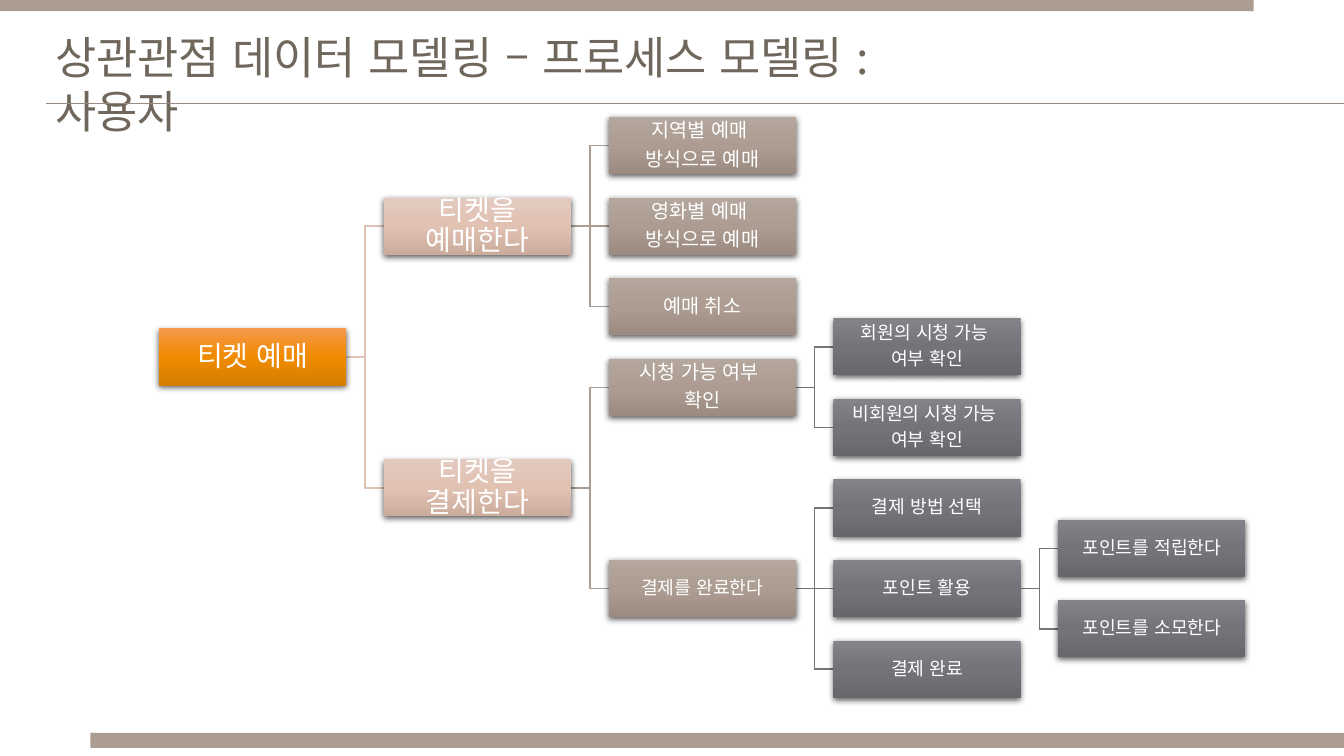
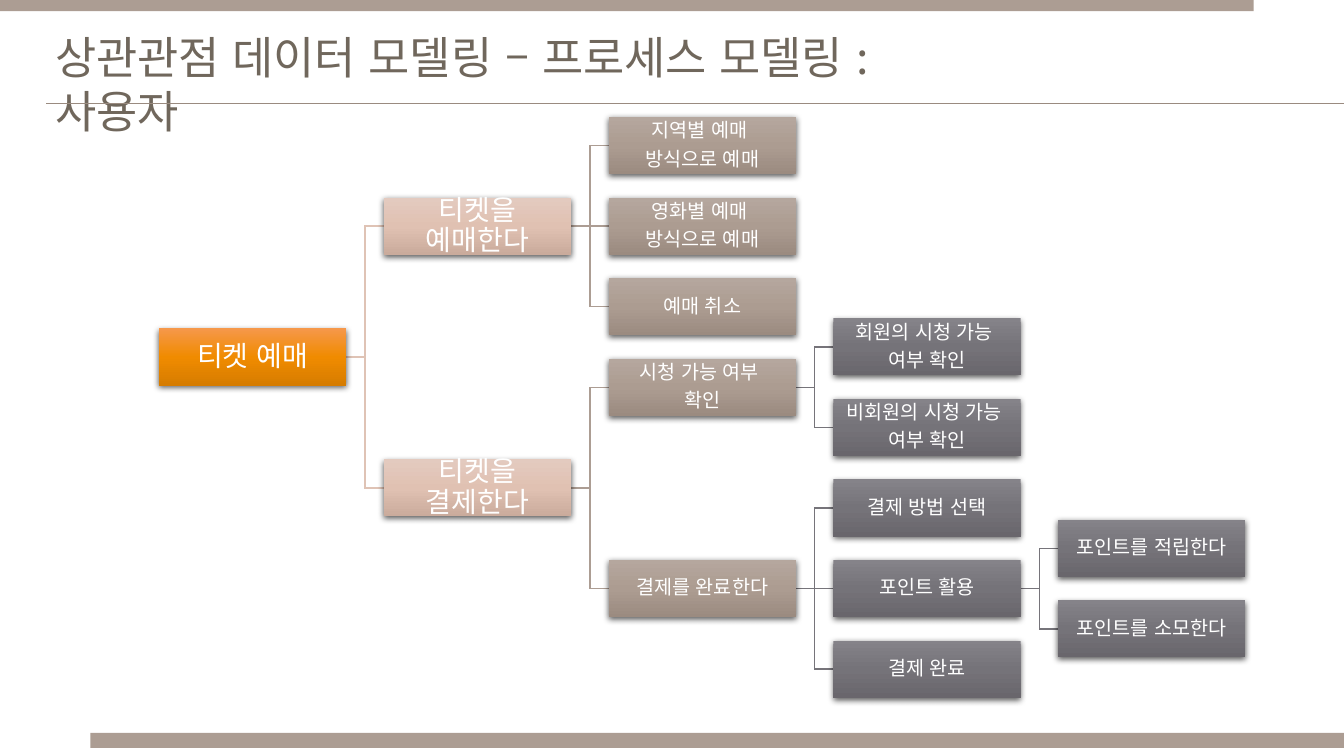
Before and after one commit to Cinema-System/My-Cinema, a slide deck: slide 36 of 중간발표/데이터베이스설계_중간발표_DEJH_모델링별.pptx (slide 16 before the commit). Drawn at 1344x756 pixels with LibreOffice and Linux fonts; fonts in the diff are those of the drawing. Boxes give left, top, right and bottom in pixels: in the first picture for what was removed or moved away, otherwise in the second. Text is boxed around its words. In the diff, an @@ line names an element or a change of style, - is before the commit and + after.

```diff
--- a/중간발표/데이터베이스설계_중간발표_DEJH_모델링별.pptx
+++ b/중간발표/데이터베이스설계_중간발표_DEJH_모델링별.pptx
@@ size 13 to 14 pt in 8 elements at [855,323,993,369], [846,403,1002,449], [636,578,768,596], [867,498,987,516], [879,577,975,596], [1077,538,1226,556], [1077,619,1226,637], [888,659,966,677] @@
```
Also in this commit, not shown: 3 other slides changed, 20 slides added, 27 other files.
